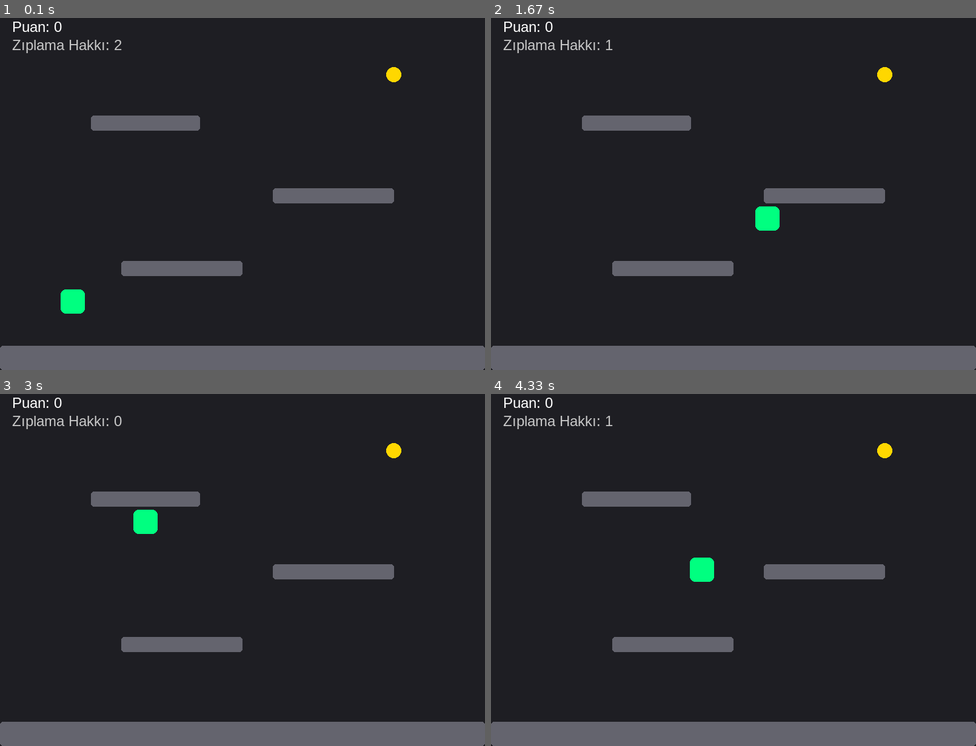
Above: before the commit, frames 1-4 (two rows, left to right).
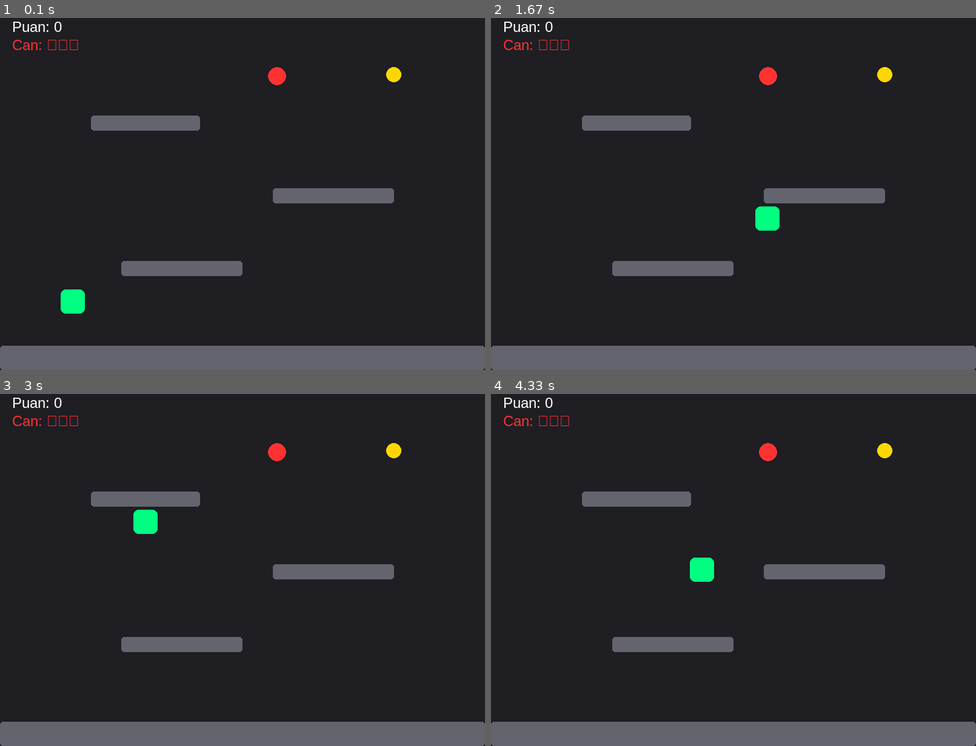
Above: after the commit, the same moments.

Repository: ikranarin/pygame_mini_game
Game: pygame game, started from PycharmProjects/Games/deneme1.py
The game is run twice, just before and just after one commit, with the same random seed, the same clock (stepped at 60 frames per second) and the same inputs.
Inputs:
- Up to frame 1 (0.1 s): no input
- Up to frame 2 (1.67 s): tap Space at 0.33, 0.73, 1.03, 1.23, 1.53 s; hold Right 0.67-1.13 s; hold Right 1.17-1.63 s
- Up to frame 3 (3 s): hold Left 1.67-2.2 s; tap Space at 1.73, 2.03, 2.3, 2.6, 2.73 s; hold Left 2.23-2.63 s; hold Right from 2.67 s (still down)
- Up to frame 4 (4.33 s): tap Space at 3.03, 3.4, 3.7, 3.9, 4.2 s; release Right at 3.3 s; hold Left 3.33-3.8 s; hold Right 3.83-4.3 s

The runs differ from the first frame. In frame 1, 0.5% of the frame differs, in the area x 2-59%, y 6-20%; in frame 2, 0.5%; in frame 3, 0.5%; in frame 4, 0.5%.

Commit message:
feat: add player health system, damage mechanics and game over screen

Diff:
--- a/PycharmProjects/Games/deneme1.py
+++ b/PycharmProjects/Games/deneme1.py
@@ -5,95 +5,105 @@
 pygame.init()
 GENISLIK, YUKSEKLIK = 800, 600
 ekran = pygame.display.set_mode((GENISLIK, YUKSEKLIK))
-pygame.display.set_caption("Python Platform Oyunu")
+pygame.display.set_caption("Python Platform Oyunu - Can Sistemi")
 saat = pygame.time.Clock()
 font = pygame.font.SysFont("Arial", 24)
+font_buyuk = pygame.font.SysFont("Arial", 64)
 
 # --- RENKLER ---
 RENK_ARKA_PLAN = (30, 30, 35)
 RENK_OYUNCU = (0, 255, 128)
 RENK_PLATFORM = (100, 100, 110)
 RENK_ALTIN = (255, 215, 0)
+RENK_DUSMAN = (255, 50, 50)  # Kırmızı can kaybettiren nesne
 
 # --- OYUNCU AYARLARI ---
 oyuncu_rect = pygame.Rect(100, 450, 40, 40)
-hiz_x = 6
-hiz_y = 0
-yercekimi = 0.8
-ziplama_gucu = -15
+hiz_x, hiz_y = 6, 0
+yercekimi, ziplama_gucu = 0.8, -15
 ziplama_hakki = 2
 tus_basili = False
 
+# CAN SİSTEMİ
+can = 3
+hasar_suresi = 0  # Karakter hasar alınca kısa süreliğine dokunulmaz olur
+oyun_bitti = False
+
 # --- PLATFORMLAR ---
-# [x, y, genislik, yukseklik]
 platformlar = [
-    pygame.Rect(0, 560, 800, 40),  # Yer
-    pygame.Rect(200, 420, 200, 25),  # Alt platform
-    pygame.Rect(450, 300, 200, 25),  # Orta platform
-    pygame.Rect(150, 180, 180, 25),  # Üst platform
+    pygame.Rect(0, 560, 800, 40),
+    pygame.Rect(200, 420, 200, 25),
+    pygame.Rect(450, 300, 200, 25),
+    pygame.Rect(150, 180, 180, 25),
 ]
 
 # --- NESNELER ---
 altin_rect = pygame.Rect(random.randint(100, 700), 100, 25, 25)
+dusman_rect = pygame.Rect(random.randint(100, 700), 100, 30, 30)
 puan = 0
 
 
-def yeni_altin_konumu():
-    altin_rect.x = random.randint(50, 750)
-    altin_rect.y = random.randint(50, 400)
+def yeni_konum(rect):
+    rect.x = random.randint(50, 750)
+    rect.y = random.randint(50, 400)
 
 
 # --- ANA OYUN DÖNGÜSÜ ---
 calisiyor = True
 while calisiyor:
-    # 1. Olay Kontrolü
     for olay in pygame.event.get():
         if olay.type == pygame.QUIT:
             calisiyor = False
 
-    # 2. Girdiler ve Yatay Hareket
-    tuslar = pygame.key.get_pressed()
-    eski_x = oyuncu_rect.x  # Çarpışma öncesi x konumu
+    if not oyun_bitti:
+        # 2. Girdiler ve Hareket
+        tuslar = pygame.key.get_pressed()
+        eski_x = oyuncu_rect.x
 
-    if tuslar[pygame.K_LEFT]:
-        oyuncu_rect.x -= hiz_x
-    if tuslar[pygame.K_RIGHT]:
-        oyuncu_rect.x += hiz_x
+        if tuslar[pygame.K_LEFT]: oyuncu_rect.x -= hiz_x
+        if tuslar[pygame.K_RIGHT]: oyuncu_rect.x += hiz_x
 
-    # YATAY ÇARPIŞMA KONTROLÜ (Platformun yanından geçememe)
-    for p in platformlar:
-        if oyuncu_rect.colliderect(p):
-            if tuslar[pygame.K_LEFT] or tuslar[pygame.K_RIGHT]:
-                oyuncu_rect.x = eski_x  # Yan tarafa çarptıysa geri it
+        for p in platformlar:
+            if oyuncu_rect.colliderect(p):
+                oyuncu_rect.x = eski_x
 
-    # Zıplama Kontrolü
-    if tuslar[pygame.K_SPACE]:
-        if not tus_basili and ziplama_hakki > 0:
-            hiz_y = ziplama_gucu
-            ziplama_hakki -= 1
-            tus_basili = True
-    else:
-        tus_basili = False
+        if tuslar[pygame.K_SPACE]:
+            if not tus_basili and ziplama_hakki > 0:
+                hiz_y = ziplama_gucu
+                ziplama_hakki -= 1
+                tus_basili = True
+        else:
+            tus_basili = False
 
-    # 3. Fizik ve Dikey Hareket
-    hiz_y += yercekimi
-    oyuncu_rect.y += hiz_y
+        # 3. Fizik
+        hiz_y += yercekimi
+        oyuncu_rect.y += hiz_y
 
-    # DİKEY ÇARPIŞMA KONTROLÜ (Yer ve Kafa çarpması)
-    for p in platformlar:
-        if oyuncu_rect.colliderect(p):
-            if hiz_y > 0:  # Düşerken (Ayağı bastı)
-                oyuncu_rect.bottom = p.top
-                hiz_y = 0
-                ziplama_hakki = 2
-            elif hiz_y < 0:  # Çıkarken (Kafasını vurdu)
-                oyuncu_rect.top = p.bottom
-                hiz_y = 0
+        for p in platformlar:
+            if oyuncu_rect.colliderect(p):
+                if hiz_y > 0:
+                    oyuncu_rect.bottom = p.top
+                    hiz_y = 0
+                    ziplama_hakki = 2
+                elif hiz_y < 0:
+                    oyuncu_rect.top = p.bottom
+                    hiz_y = 0
 
-    # Altın Toplama
-    if oyuncu_rect.colliderect(altin_rect):
-        puan += 1
-        yeni_altin_konumu()
+        # Altın Toplama
+        if oyuncu_rect.colliderect(altin_rect):
+            puan += 1
+            yeni_konum(altin_rect)
+
+        # --- DÜŞMAN ÇARPIŞMASI ---
+        if hasar_suresi > 0:
+            hasar_suresi -= 1  # Dokunulmazlık süresini azalt
+
+        if oyuncu_rect.colliderect(dusman_rect) and hasar_suresi == 0:
+            can -= 1
+            hasar_suresi = 60  # Yaklaşık 1 saniye dokunulmazlık
+            yeni_konum(dusman_rect)
+            if can <= 0:
+                oyun_bitti = True
 
     # 4. Çizim İşlemleri
     ekran.fill(RENK_ARKA_PLAN)
@@ -101,14 +111,22 @@
     for p in platformlar:
         pygame.draw.rect(ekran, RENK_PLATFORM, p, border_radius=5)
 
-    pygame.draw.rect(ekran, RENK_OYUNCU, oyuncu_rect, border_radius=8)
+    # Karakter hasar aldığında yanıp sönsün
+    if hasar_suresi % 10 < 5:
+        pygame.draw.rect(ekran, RENK_OYUNCU, oyuncu_rect, border_radius=8)
+
     pygame.draw.ellipse(ekran, RENK_ALTIN, altin_rect)
+    pygame.draw.rect(ekran, RENK_DUSMAN, dusman_rect, border_radius=15)  # Kırmızı Düşman
 
     # Bilgi Yazıları
     puan_metni = font.render(f"Puan: {puan}", True, (255, 255, 255))
-    ziplama_metni = font.render(f"Zıplama Hakkı: {ziplama_hakki}", True, (200, 200, 200))
+    can_metni = font.render(f"Can: {'❤️' * can}", True, (255, 50, 50))
     ekran.blit(puan_metni, (20, 20))
-    ekran.blit(ziplama_metni, (20, 50))
+    ekran.blit(can_metni, (20, 50))
+
+    if oyun_bitti:
+        son_metin = font_buyuk.render("OYUN BİTTİ", True, (255, 0, 0))
+        ekran.blit(son_metin, (GENISLIK // 2 - 150, YUKSEKLIK // 2 - 50))
 
     pygame.display.flip()
     saat.tick(60)
